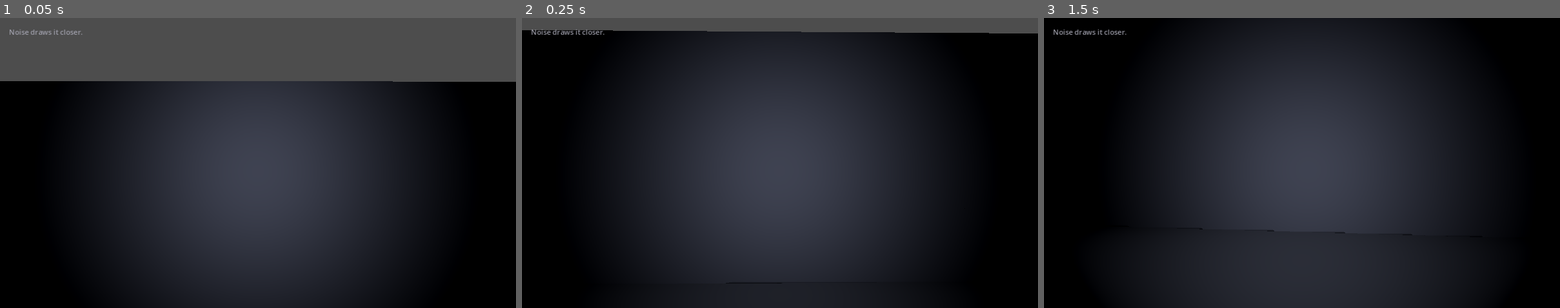
Above: before the commit, frames 1-3 (left to right).
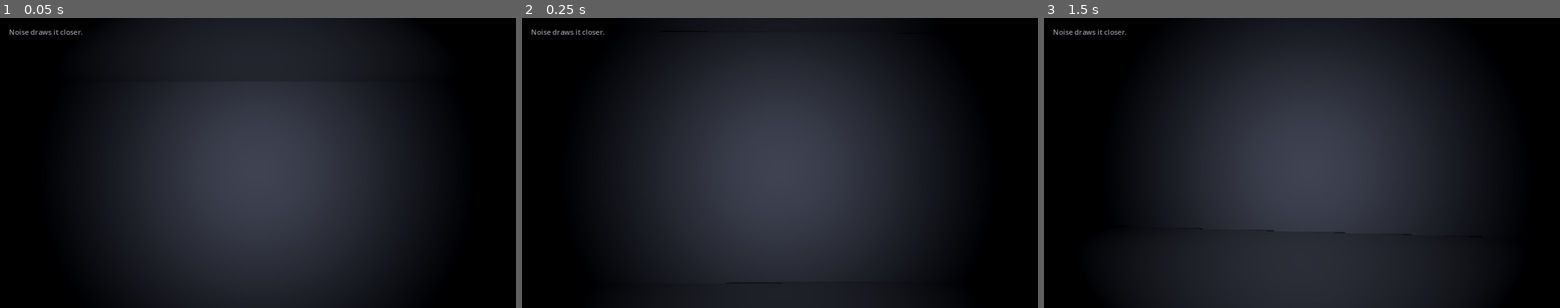
Above: after the commit, the same moments.

Repository: vangohner/HollowCrawl
Game: Godot game, scene res://scenes/main.tscn
Same seed, same stepped clock (60 frames per second), same inputs: the game is played once before the commit and once after it.
Inputs (mouse positions are in pixels of both pictures, inside the frame that each line leads up to):
- Up to frame 1 (0.05 s): no input
- Up to frame 2 (0.25 s): no input
- Up to frame 3 (1.5 s): move the mouse to (1327, 163) at 0.52 s; tap Enter at 1.25 s; move the mouse to (1276, 163) at 1.27 s

The runs differ from the first frame. In frame 1, 22% of the frame differs, in the area x 0-100%, y 0-22%; in frame 2, 4.7%; in frame 3, nothing differs.
Error before the commit: Invalid assignment of property or key 'radius' with value of type 'float' on a base object of type 'CylinderMesh'. (res://scripts/level.gd:120)
Error after the commit: Invalid assignment of property or key 'radius' with value of type 'float' on a base object of type 'CylinderMesh'. (res://scripts/level.gd:143)

Commit message:
Add ceilings and improve creature pathing

Diff:
--- a/scripts/level.gd
+++ b/scripts/level.gd
@@ -6,6 +6,7 @@
 @export var wall_height: float = 4.0
 @export var wall_thickness: float = 0.5
 @export var floor_thickness: float = 0.25
+@export var ceiling_thickness: float = 0.25
 @export var map_layout: Array[String] = [
     "########################",
     "#....#...........#.....#",
@@ -45,6 +46,7 @@
                 _walkable[cell] = true
                 _cells.append(cell)
                 _create_floor(cell)
+                _create_ceiling(cell)
     for cell in _cells:
         _create_walls_for_cell(cell)
         if randi() % 4 == 0:
@@ -72,6 +74,27 @@
 
     floor_body.position = grid_to_world(cell)
     add_child(floor_body)
+
+func _create_ceiling(cell: Vector2i) -> void:
+    var ceiling_body: StaticBody3D = StaticBody3D.new()
+    ceiling_body.name = "Ceiling_%s_%s" % [cell.x, cell.y]
+    var mesh_instance: MeshInstance3D = MeshInstance3D.new()
+    var mesh: BoxMesh = BoxMesh.new()
+    mesh.size = Vector3(cell_size, ceiling_thickness, cell_size)
+    mesh_instance.mesh = mesh
+    mesh_instance.material_override = _create_ceiling_material()
+    mesh_instance.position = Vector3(0, ceiling_thickness * 0.5, 0)
+    ceiling_body.add_child(mesh_instance)
+
+    var collision: CollisionShape3D = CollisionShape3D.new()
+    var shape: BoxShape3D = BoxShape3D.new()
+    shape.size = Vector3(cell_size, ceiling_thickness, cell_size)
+    collision.shape = shape
+    collision.position = Vector3(0, ceiling_thickness * 0.5, 0)
+    ceiling_body.add_child(collision)
+
+    ceiling_body.position = grid_to_world(cell) + Vector3(0, wall_height, 0)
+    add_child(ceiling_body)
 
 func _create_walls_for_cell(cell: Vector2i) -> void:
     for dir in DIRECTIONS:
@@ -151,6 +174,13 @@
     mat.roughness = 0.9
     mat.metallic = 0.05
     # Detail channels expect texture inputs; omit to avoid type mismatches when using plain colors.
+    return mat
+
+func _create_ceiling_material() -> StandardMaterial3D:
+    var mat: StandardMaterial3D = StandardMaterial3D.new()
+    mat.albedo_color = Color(0.05, 0.05, 0.055, 1)
+    mat.roughness = 0.95
+    mat.metallic = 0.02
     return mat
 
 func _create_pipe_material() -> StandardMaterial3D:
--- a/scripts/stalker.gd
+++ b/scripts/stalker.gd
@@ -143,8 +143,16 @@
 
 func _choose_hiding_destination(player_pos: Vector3) -> void:
     var player_cell: Vector2i = _level.world_to_grid(player_pos)
-    var target_cell: Vector2i = _level.get_random_cell_near(player_cell, 6, true, player_pos)
-    _path = _level.find_path(_level.world_to_grid(global_transform.origin), target_cell)
+    var origin_cell: Vector2i = _level.world_to_grid(global_transform.origin)
+    var target_cell: Vector2i = origin_cell
+    for _i in range(6):
+        var candidate: Vector2i = _level.get_random_cell_near(player_cell, 6, true, player_pos)
+        if candidate != origin_cell:
+            target_cell = candidate
+            break
+    if target_cell == origin_cell:
+        target_cell = _level.get_random_cell_near(player_cell, 6, false, player_pos)
+    _path = _level.find_path(origin_cell, target_cell)
     _path_index = 0
 
 func _player_is_visible() -> bool:
